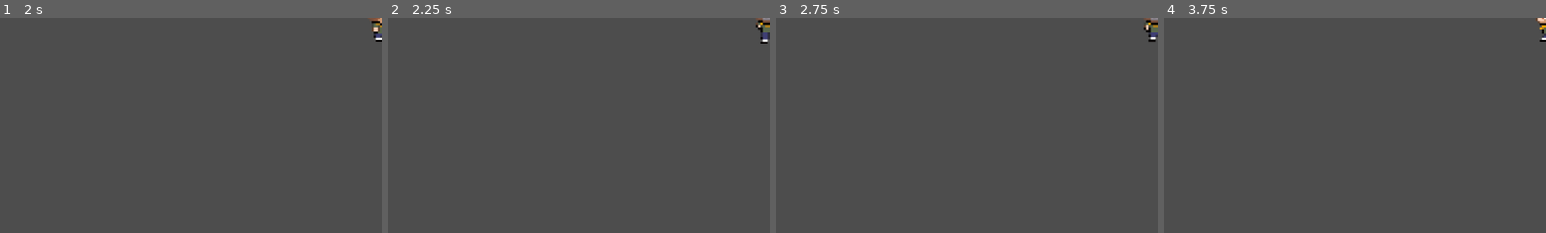
Above: before the commit, frames 1-4 (left to right).
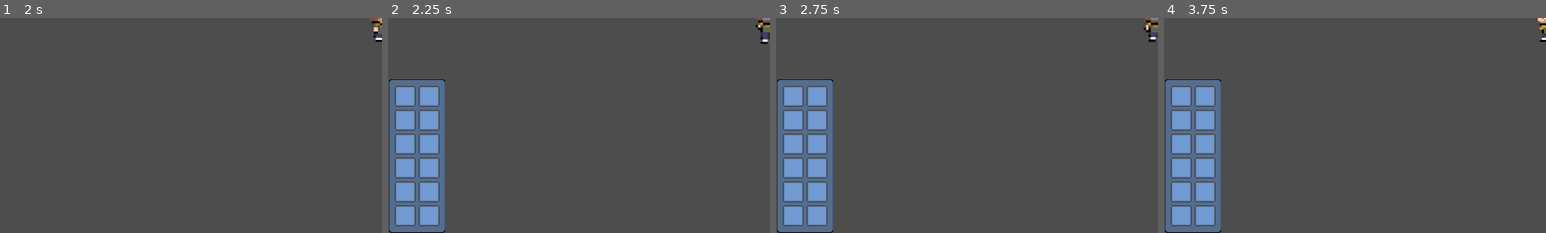
Above: after the commit, the same moments.

Repository: josecjorda/Camp-NightFall
Game: Godot game, scene res://scenes/menus/character_creation_menu.tscn
The game is run twice, just before and just after one commit, with the same random seed, the same clock (stepped at 60 frames per second) and the same inputs. The project has no main scene, so this scene is started directly.
Inputs (mouse positions are % of the whole screen's width and height, from its top left):
- Up to frame 1 (2 s): click (18, 15) at 0.52 s; type "Alex" at 0.6 s; click (86, 5) at 0.75 s; type "Alex" at 0.83 s; click "Continue" at 1.25 s
- Up to frame 2 (2.25 s): tap Enter at 2 s; hold Up (ui_up) from 2.03 s (still down); tap I (i) at 2.1 s
- Up to frame 3 (2.75 s): keep holding Up (ui_up)
- Up to frame 4 (3.75 s): tap I (i) at 2.85, 3.6 s; tap Space at 3.5 s; release Up (ui_up) at 3.53 s; hold Left (ui_left) from 3.53 s (still down)
The pictures show only the part of the screen within x 0-50%, y 50-100%; the shares and areas given below are measured in that part.

Frame 1 is identical in both runs. In frame 2, 9.3% of the frame differs, in the area x 0-15%, y 28-100%; in frame 3, 9.3%; in frame 4, 9.3%.

Commit message:
Created inventory layout and design

Diff:
--- a/scenes/inventory/inv_ui.tscn
+++ b/scenes/inventory/inv_ui.tscn
@@ -1,15 +1,74 @@
-[gd_scene load_steps=2 format=3 uid="uid://w2tf0qcqr5fb"]
+[gd_scene load_steps=4 format=3 uid="uid://w2tf0qcqr5fb"]
 
 [ext_resource type="Script" path="res://scripts/inventory/Inv_UI.gd" id="1_d2mf3"]
+[ext_resource type="Texture2D" uid="uid://cchwfaldyc0s2" path="res://graphics/inventory/inventory_background.png" id="2_m75b7"]
+[ext_resource type="PackedScene" uid="uid://cc2nwh28y1xf2" path="res://scenes/inventory/inv_ui_slot.tscn" id="3_02oy6"]
 
 [node name="Inv_UI" type="Control"]
+custom_minimum_size = Vector2(86, 60)
 layout_mode = 3
 anchors_preset = 0
-offset_right = 40.0
-offset_bottom = 40.0
+offset_right = 86.0
+offset_bottom = 232.0
 script = ExtResource("1_d2mf3")
 
 [node name="NinePatchRect" type="NinePatchRect" parent="."]
 layout_mode = 0
-offset_right = 40.0
-offset_bottom = 40.0
+offset_right = 86.0
+offset_bottom = 232.0
+texture = ExtResource("2_m75b7")
+patch_margin_left = 6
+patch_margin_top = 6
+patch_margin_right = 6
+patch_margin_bottom = 6
+
+[node name="GridContainer" type="GridContainer" parent="NinePatchRect"]
+layout_mode = 1
+anchors_preset = 8
+anchor_left = 0.5
+anchor_top = 0.5
+anchor_right = 0.5
+anchor_bottom = 0.5
+offset_left = -34.0
+offset_top = -106.0
+offset_right = 34.0
+offset_bottom = 106.0
+grow_horizontal = 2
+grow_vertical = 2
+columns = 2
+
+[node name="inv_UI_slot1" parent="NinePatchRect/GridContainer" instance=ExtResource("3_02oy6")]
+layout_mode = 2
+
+[node name="inv_UI_slot2" parent="NinePatchRect/GridContainer" instance=ExtResource("3_02oy6")]
+layout_mode = 2
+
+[node name="inv_UI_slot3" parent="NinePatchRect/GridContainer" instance=ExtResource("3_02oy6")]
+layout_mode = 2
+
+[node name="inv_UI_slot4" parent="NinePatchRect/GridContainer" instance=ExtResource("3_02oy6")]
+layout_mode = 2
+
+[node name="inv_UI_slot5" parent="NinePatchRect/GridContainer" instance=ExtResource("3_02oy6")]
+layout_mode = 2
+
+[node name="inv_UI_slot6" parent="NinePatchRect/GridContainer" instance=ExtResource("3_02oy6")]
+layout_mode = 2
+
+[node name="inv_UI_slot7" parent="NinePatchRect/GridContainer" instance=ExtResource("3_02oy6")]
+layout_mode = 2
+
+[node name="inv_UI_slot8" parent="NinePatchRect/GridContainer" instance=ExtResource("3_02oy6")]
+layout_mode = 2
+
+[node name="inv_UI_slot9" parent="NinePatchRect/GridContainer" instance=ExtResource("3_02oy6")]
+layout_mode = 2
+
+[node name="inv_UI_slot10" parent="NinePatchRect/GridContainer" instance=ExtResource("3_02oy6")]
+layout_mode = 2
+
+[node name="inv_UI_slot11" parent="NinePatchRect/GridContainer" instance=ExtResource("3_02oy6")]
+layout_mode = 2
+
+[node name="inv_UI_slot12" parent="NinePatchRect/GridContainer" instance=ExtResource("3_02oy6")]
+layout_mode = 2
--- /dev/null
+++ b/scenes/inventory/inv_ui_slot.tscn
@@ -0,0 +1,14 @@
+[gd_scene load_steps=2 format=3 uid="uid://cc2nwh28y1xf2"]
+
+[ext_resource type="Texture2D" uid="uid://btxer50depg6q" path="res://graphics/inventory/inventory_slots.png" id="1_styjd"]
+
+[node name="inv_UI_slot" type="Panel"]
+self_modulate = Color(1, 1, 1, 0)
+custom_minimum_size = Vector2(32, 32)
+offset_right = 32.0
+offset_bottom = 32.0
+
+[node name="Sprite2D" type="Sprite2D" parent="."]
+scale = Vector2(2, 2)
+texture = ExtResource("1_styjd")
+centered = false
--- a/scenes/player/player.tscn
+++ b/scenes/player/player.tscn
@@ -22,3 +22,7 @@
 [node name="Camera2D" type="Camera2D" parent="."]
 
 [node name="Inv_UI" parent="." instance=ExtResource("4_s83e3")]
+offset_left = -575.0
+offset_top = 92.0
+offset_right = -489.0
+offset_bottom = 324.0
Binary file added: graphics/inventory/inventory_background.png
Not shown, added: graphics/inventory/inventory_background.png.import
Binary file added: graphics/inventory/inventory_slots.png
Not shown, added: graphics/inventory/inventory_slots.png.import
